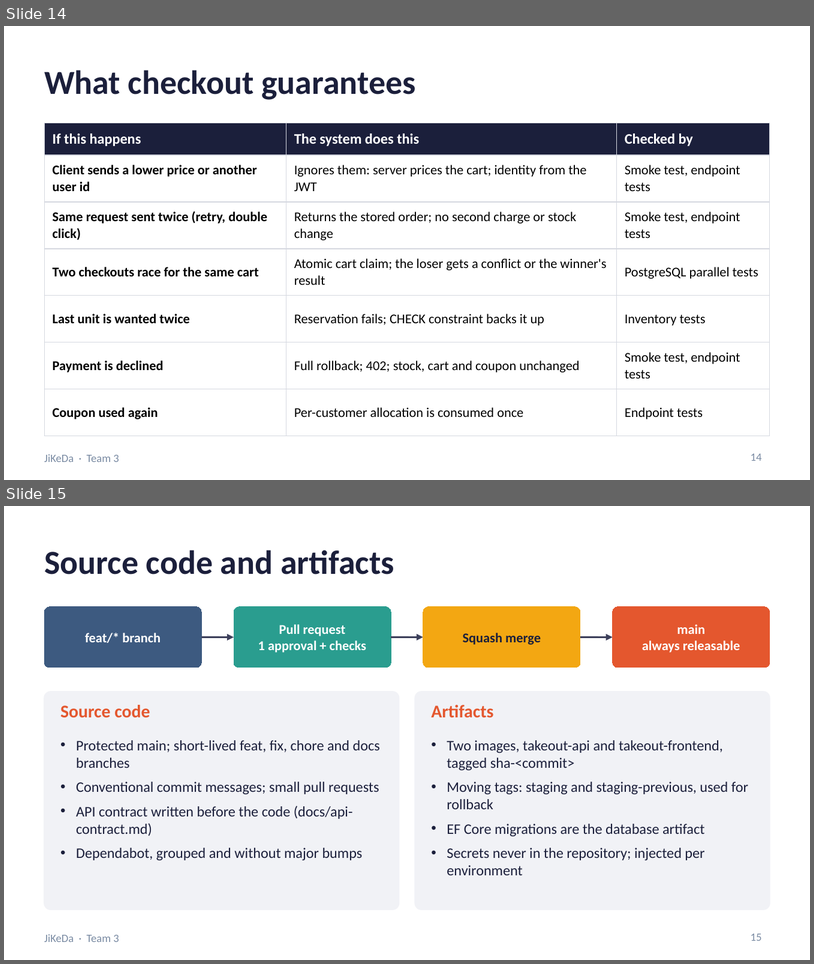
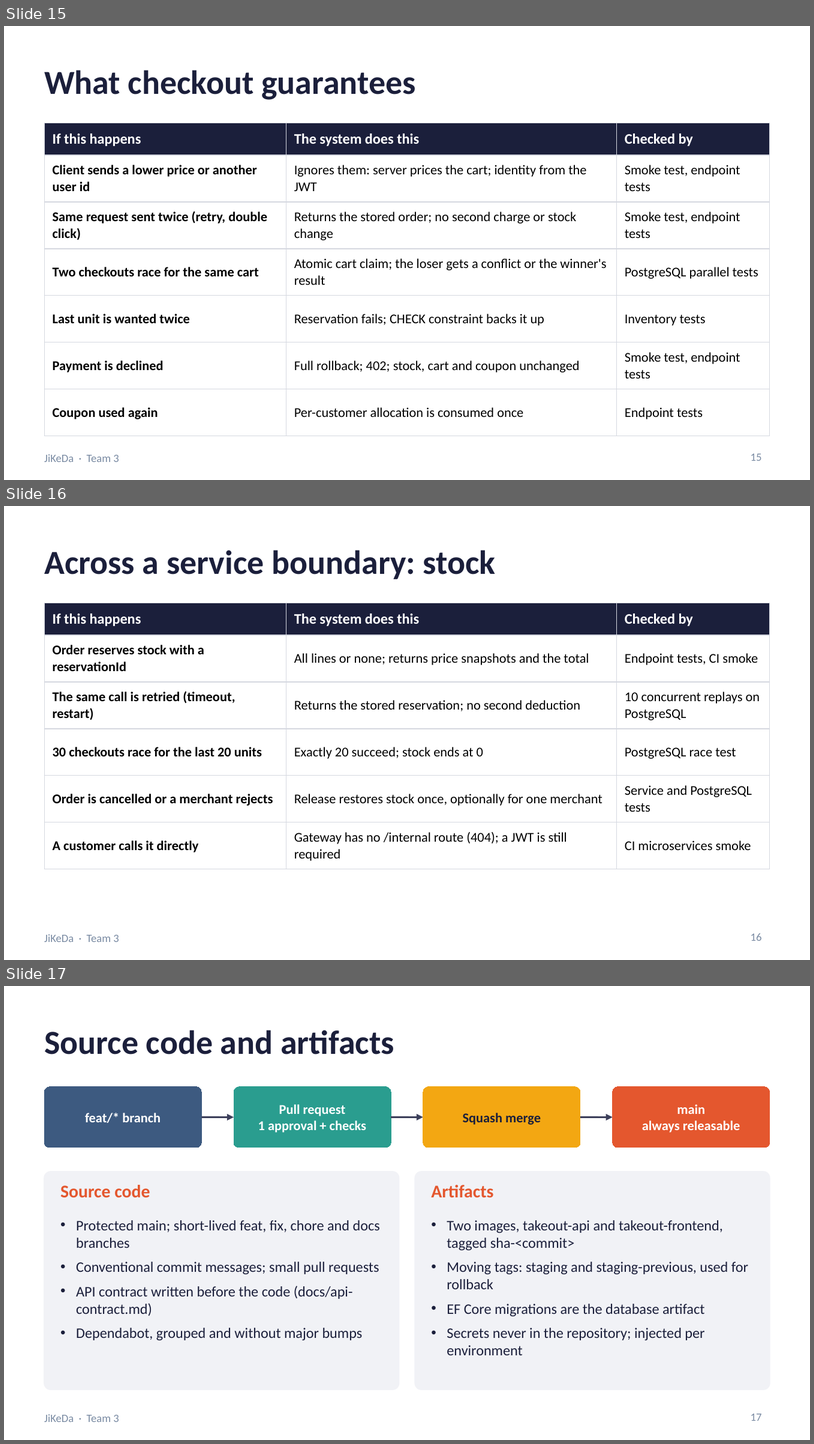
Before and after one commit to Friedriceee/5001, a slide deck: docs/presentation/JiKeDa_Team3_Presentation.pptx. Shown one above the other, each under a label of ours: slides 14 and 15 before the commit, slides 15, 16 and 17 after it. The pictures are 814x964 and 814x1444 pixels, drawn with LibreOffice and Linux fonts; fonts in the diff are those of the drawing. Boxes give left, top, right and bottom in pixels: in the first picture for what was removed or moved away, otherwise in the second. Text is boxed around its words. In the diff, an @@ line names an element or a change of style, - is before the commit and + after.

```diff
--- a/docs/presentation/JiKeDa_Team3_Presentation.pptx
+++ b/docs/presentation/JiKeDa_Team3_Presentation.pptx
@@ slide 16 added at bbox=[4, 506, 810, 960], background #FFFFFF; not listed: 1 template element that a slide beside it also shows @@
@@ text added at bbox=[44, 550, 496, 579], 30 pt, text #1B1F3B, bold @@
+Across a service boundary: stock
@@ table added at bbox=[44, 603, 770, 863], 6 rows, 3 columns @@
+If this happens | The system does this | Checked by
+Order reserves stock with a reservationId | All lines or none; returns price snapshots and the total | Endpoint tests, CI smoke
+The same call is retried (timeout, restart) | Returns the stored reservation; no second deduction | 10 concurrent replays on PostgreSQL
+30 checkouts race for the last 20 units | Exactly 20 succeed; stock ends at 0 | PostgreSQL race test
+Order is cancelled or a merchant rejects | Release restores stock once, optionally for one merchant | Service and PostgreSQL tests
+A customer calls it directly | Gateway has no /internal route (404); a JWT is still required | CI microservices smoke
@@ page number added at bbox=[751, 933, 762, 940], 10 pt, text #7A8BA3 @@
+16
@@ what was slide 14 is now slide 15 @@
@@ page number at bbox=[751, 453, 762, 460]: text changed @@
-14
+15
@@ what was slide 15 is now slide 17 @@
@@ page number at bbox=[751, 1413, 762, 1420]: text changed @@
-15
+17
```
Also in this commit, not shown: 9 slides changed, 1 other slide added.
